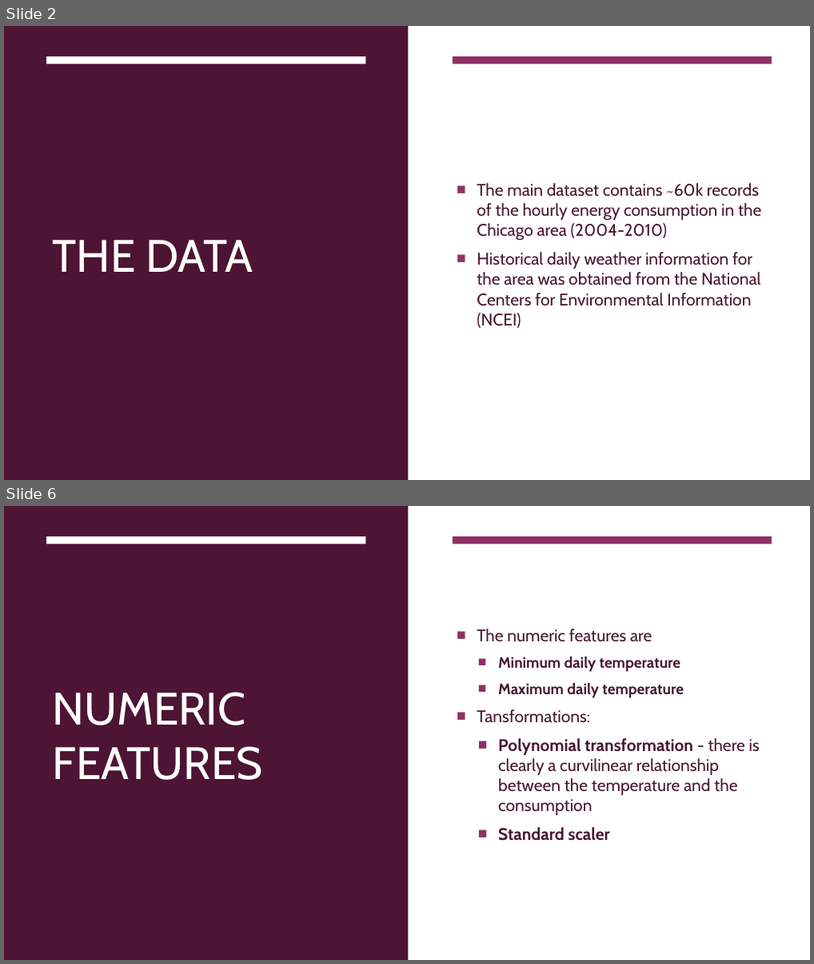
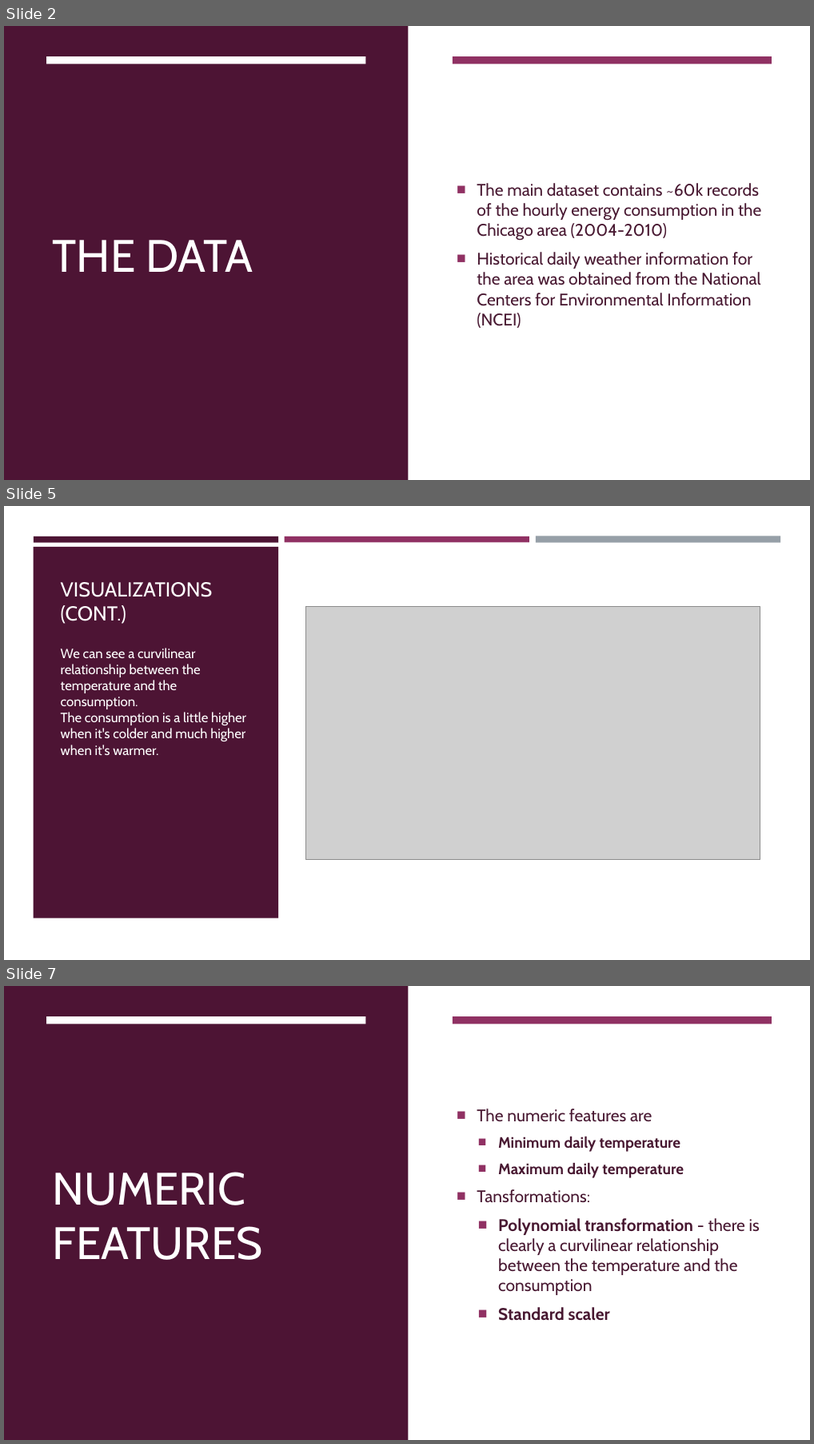
Before and after one commit to rudymalhi/data-science-course-final-project, a slide deck: Energy Consumtion Presentation.pptx. Shown one above the other, each under a label of ours: slides 2 and 6 before the commit, slides 2, 5 and 7 after it; the slides between them are not shown. The pictures are 814x964 and 814x1444 pixels, drawn with LibreOffice and Linux fonts; fonts in the diff are those of the drawing; grey boxes stand for pictures. Boxes give left, top, right and bottom in pixels: in the first picture for what was removed or moved away, otherwise in the second. Text is boxed around its words. In the diff, an @@ line names an element or a change of style, - is before the commit and + after.

```diff
--- a/Energy Consumtion Presentation.pptx
+++ b/Energy Consumtion Presentation.pptx
@@ slide 5 added at bbox=[4, 506, 810, 960], background #000000 @@
@@ rectangle added at bbox=[4, 506, 810, 960], fill #FFFFFF @@
@@ rectangle added at bbox=[33, 547, 278, 918], fill #4D1434 @@
@@ rectangle added at bbox=[34, 536, 278, 542], fill #4D1434 @@
@@ rectangle added at bbox=[285, 536, 530, 542], fill #903163 @@
@@ rectangle added at bbox=[536, 536, 781, 543], fill #969FA7 @@
@@ title added at bbox=[61, 582, 212, 624], 24 pt, text #FFFFFF @@
+VISUALIZATIONS (CONT.)
@@ picture added at bbox=[306, 607, 761, 860] @@
@@ text added at bbox=[61, 648, 246, 755], 16 pt, text #FFFFFF @@
+We can see a curvilinear relationship between the temperature and the consumption.
+The consumption is a little higher when it's colder and much higher when it's warmer.
@@ what was slide 6 is now slide 7 @@
```
Also in this commit, not shown: 2 slides changed, 2 other slides added, 2 slides removed.
